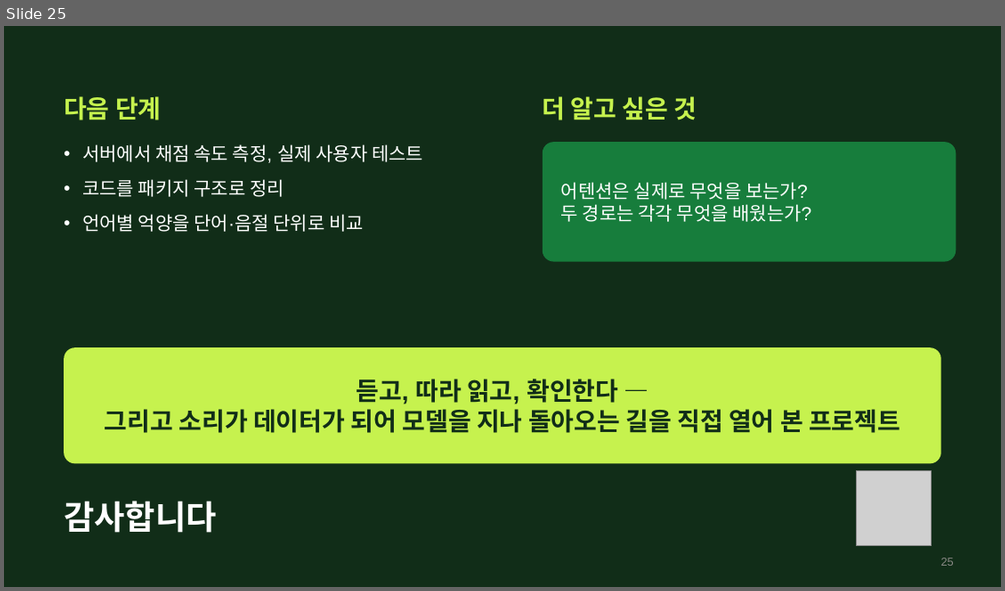
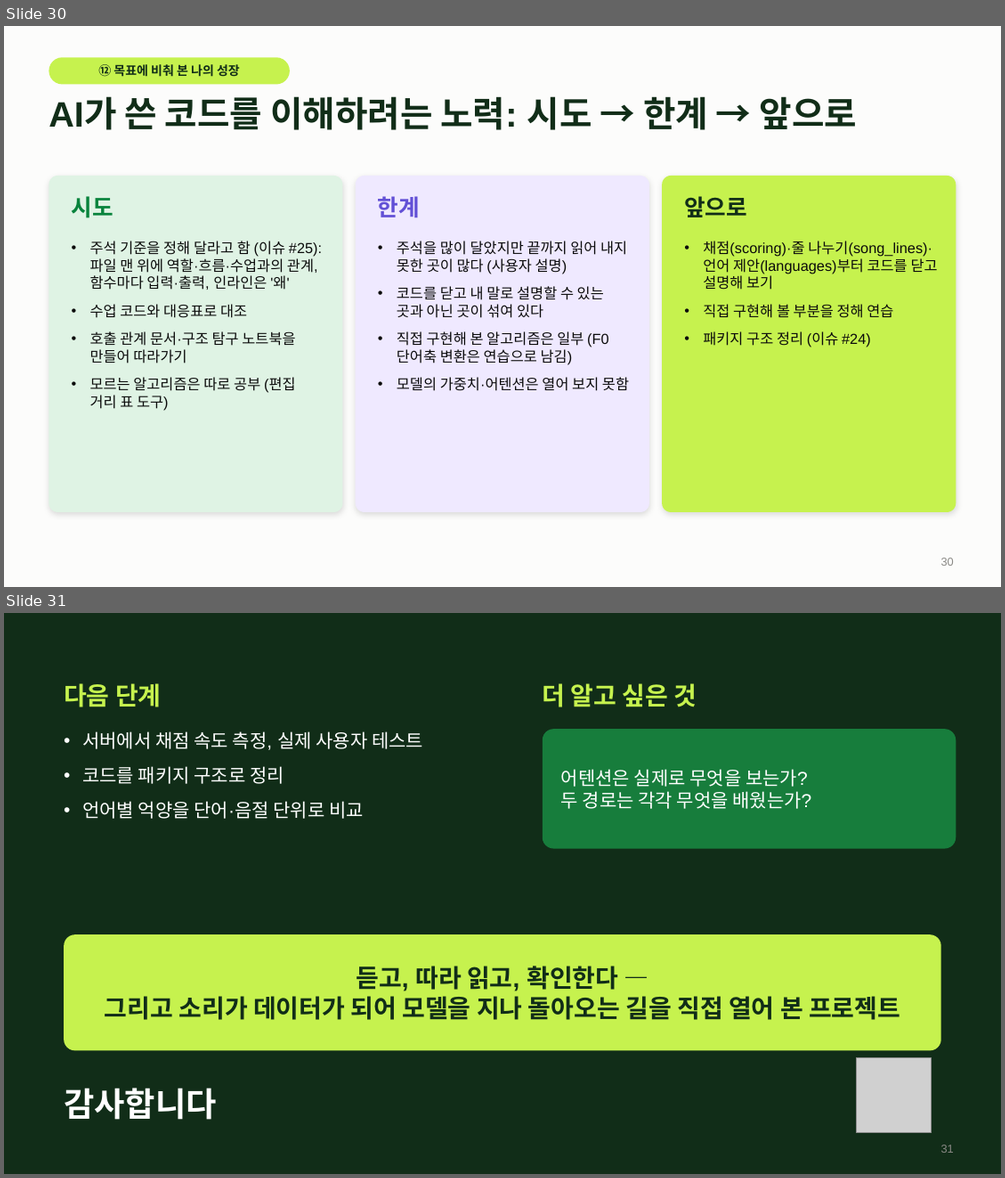
Before and after one commit to greenkey20/song-lingo, a slide deck: docs/slides/발표_20261112_초안.pptx. Shown one above the other, each under a label of ours: slide 25 before the commit, slides 30 and 31 after it. The pictures are 1005x591 and 1005x1178 pixels, drawn with LibreOffice and Linux fonts; fonts in the diff are those of the drawing; grey boxes stand for pictures; background and template pictures are left out. Boxes give left, top, right and bottom in pixels: in the first picture for what was removed or moved away, otherwise in the second. Text is boxed around its words. In the diff, an @@ line names an element or a change of style, - is before the commit and + after.

```diff
--- a/docs/slides/발표_20261112_초안.pptx
+++ b/docs/slides/발표_20261112_초안.pptx
@@ slide 30 added at [4,26,1001,587], background #FCFCFB @@
@@ rounded rectangle added at [48,57,290,85], fill #C6F24E @@
@@ text added at [98,64,240,77], 12 pt, text #112D18, bold @@
+⑫ 목표에 비춰 본 나의 성장
@@ title added at [48,96,857,130], 34 pt, text #112D18, bold @@
+AI가 쓴 코드를 이해하려는 노력: 시도 → 한계 → 앞으로
@@ rounded rectangle added at [48,176,343,512], fill #DFF3E4 @@
@@ rounded rectangle added at [356,176,649,512], fill #EFE9FF @@
@@ rounded rectangle added at [662,176,956,512], fill #C6F24E @@
@@ text added at [72,196,113,218], 22 pt, text #08833C, bold @@
+시도
@@ text added at [378,196,420,217], 22 pt, text #6250D6, bold @@
+한계
@@ text added at [684,196,747,217], 22 pt, text #112D18, bold @@
+앞으로
@@ text added at [90,240,322,410], 14 pt, text #0B0B0B @@
+• 주석 기준을 정해 달라고 함 (이슈 #25): 파일 맨 위에 역할·흐름·수업과의 관계, 함수마다 입력·출력, 인라인은 '왜'
+• 수업 코드와 대응표로 대조
+• 호출 관계 문서·구조 탐구 노트북을 만들어 따라가기
+• 모르는 알고리즘은 따로 공부 (편집 거리 표 도구)
@@ text added at [396,240,629,391], 14 pt, text #0B0B0B @@
+• 주석을 많이 달았지만 끝까지 읽어 내지 못한 곳이 많다 (사용자 설명)
+• 코드를 닫고 내 말로 설명할 수 있는 곳과 아닌 곳이 섞여 있다
+• 직접 구현해 본 알고리즘은 일부 (F0 단어축 변환은 연습으로 남김)
+• 모델의 가중치·어텐션은 열어 보지 못함
@@ text added at [703,240,938,347], 14 pt, text #0B0B0B @@
+• 채점(scoring)·줄 나누기(song_lines)·언어 제안(languages)부터 코드를 닫고 설명해 보기
+• 직접 구현해 볼 부분을 정해 연습
+• 패키지 구조 정리 (이슈 #24)
@@ page number added at [941,557,954,565], 11 pt, text #8A8985 @@
+30
@@ what was slide 25 is now slide 31 @@
@@ page number at [941,1144,954,1152]: text changed @@
-25
+31
```
Also in this commit, not shown: 11 slides changed, 6 other slides added, 1 slide removed, 6 other files.
